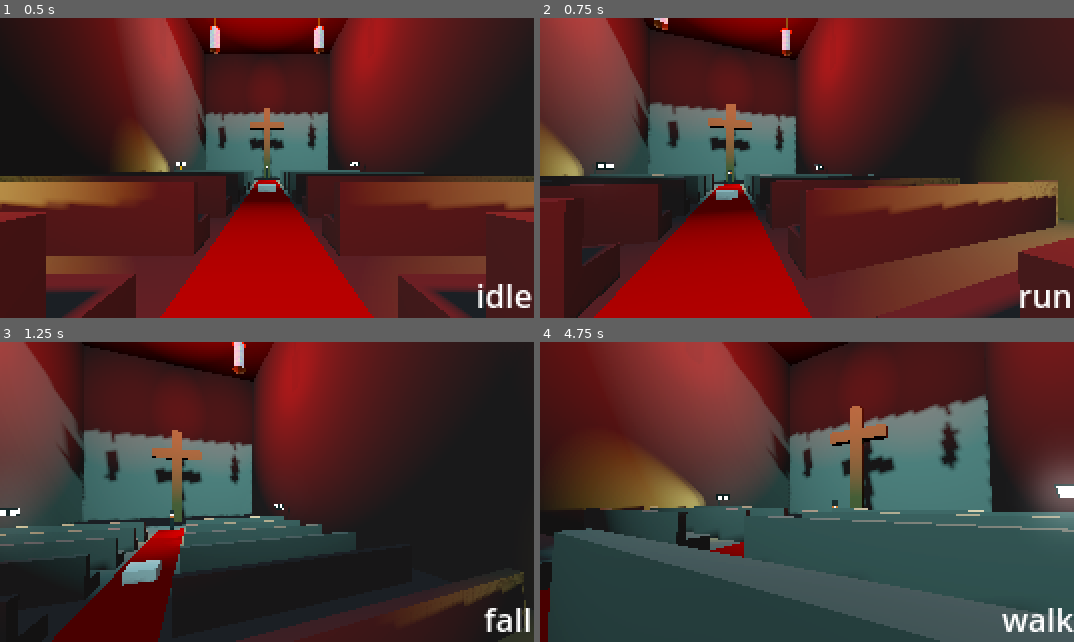
Above: before the commit, frames 1-4 (two rows, left to right).
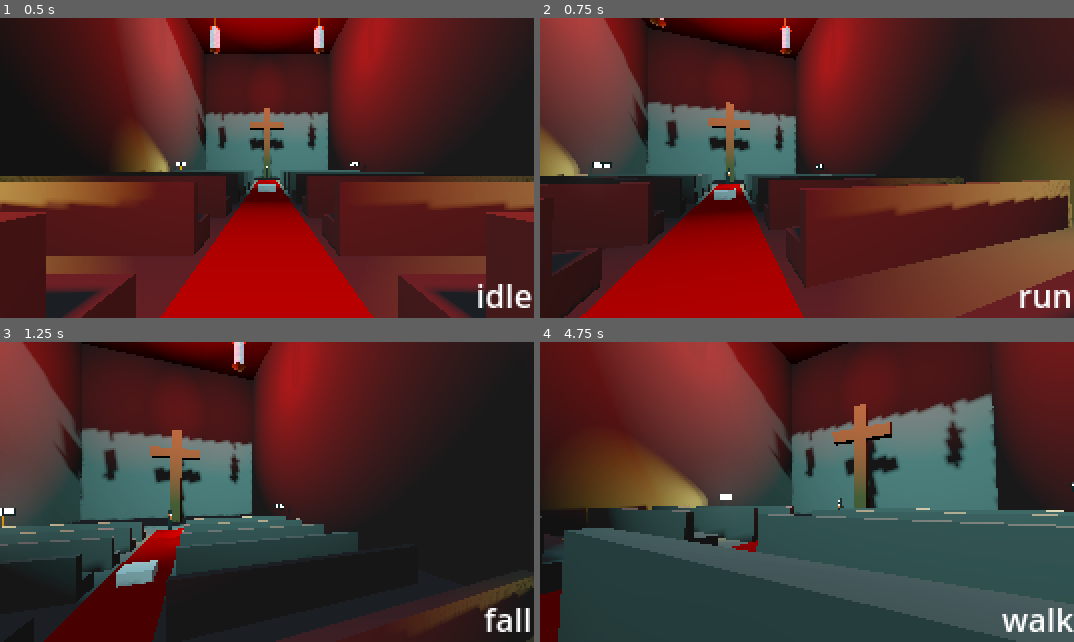
Above: after the commit, the same moments.

Repository: deinonymous/1st-3rd-Person-Base
Game: Godot game, scene res://scenes/world/world.tscn
Two runs of this game, one before a commit and one after it. Both use one fixed random seed, a clock stepped at 60 frames per second and the inputs below.
Inputs (mouse positions are in pixels of both pictures, inside the frame that each line leads up to):
- Up to frame 1 (0.5 s): no input
- Up to frame 2 (0.75 s): tap Enter at 0.5 s; move the mouse to (833, 168) at 0.52 s; hold W (mv_forward) from 0.53 s (still down); hold Shift (sprint) from 0.53 s (still down)
- Up to frame 3 (1.25 s): keep holding W (mv_forward); keep holding Shift (sprint); tap Space (jump) at 0.77 s
- Up to frame 4 (4.75 s): keep holding W (mv_forward); move the mouse to (780, 492) at 1.27 s; release Shift (sprint) at 1.28 s; tap Ctrl (crouch) at 1.35 s; tap Space (jump) at 1.52, 3.02, 3.77, 4.52 s; tap Shift (sprint) at 1.55, 2.85, 3.8, 4.35 s; move the mouse to (823, 486) at 2.02 s; hold Shift (sprint) 2.03-2.78 s; move the mouse to (801, 498) at 2.77 s; move the mouse to (844, 495) at 3.52 s; hold Ctrl (crouch) 3.53-4.28 s; move the mouse to (764, 489) at 4.27 s

Frame 1 is identical in both runs. In frame 2, 10% of the frame differs, in the area x 0-100%, y 0-100%; in frame 3, 5.2%; in frame 4, 12%.

Commit message:
view bob faster, better movement control while sprinting

Diff:
--- a/scenes/player.tscn
+++ b/scenes/player.tscn
@@ -89,7 +89,7 @@
 
 [sub_resource type="Animation" id="Animation_prwmk"]
 resource_name = "walk"
-length = 2.0
+length = 1.5
 loop_mode = 1
 tracks/0/type = "value"
 tracks/0/imported = false
@@ -98,7 +98,7 @@
 tracks/0/interp = 2
 tracks/0/loop_wrap = true
 tracks/0/keys = {
-"times": PackedFloat32Array(0, 0.5, 1, 1.5),
+"times": PackedFloat32Array(0, 0.4, 0.8, 1.2),
 "transitions": PackedFloat32Array(1, 1, 1, 1),
 "update": 0,
 "values": [Vector3(0, 0, 0), Vector3(0.523599, 0, 0), Vector3(0, 0, 0), Vector3(-0.523599, 0, 0)]
@@ -110,7 +110,7 @@
 tracks/1/interp = 2
 tracks/1/loop_wrap = true
 tracks/1/keys = {
-"times": PackedFloat32Array(0, 0.5, 1, 1.5),
+"times": PackedFloat32Array(0, 0.4, 0.8, 1.2),
 "transitions": PackedFloat32Array(1, 1, 1, 1),
 "update": 0,
 "values": [Vector3(0, 0, 0), Vector3(-0.523599, 0, 0), Vector3(0, 0, 0), Vector3(0.523599, 0, 0)]
@@ -122,7 +122,7 @@
 tracks/2/interp = 2
 tracks/2/loop_wrap = true
 tracks/2/keys = {
-"times": PackedFloat32Array(0, 0.5, 1, 1.5),
+"times": PackedFloat32Array(0, 0.4, 0.8, 1.2),
 "transitions": PackedFloat32Array(1, 1, 1, 1),
 "update": 0,
 "values": [Vector3(0, 0, 0), Vector3(0.523599, 0, 0), Vector3(0, 0, 0), Vector3(-0.523599, 0, 0)]
@@ -134,7 +134,7 @@
 tracks/3/interp = 2
 tracks/3/loop_wrap = true
 tracks/3/keys = {
-"times": PackedFloat32Array(0, 0.5, 1, 1.5),
+"times": PackedFloat32Array(0, 0.4, 0.8, 1.2),
 "transitions": PackedFloat32Array(1, 1, 1, 1),
 "update": 0,
 "values": [Vector3(0, 0, 0), Vector3(-0.523599, 0, 0), Vector3(0, 0, 0), Vector3(0.523599, 0, 0)]
@@ -186,7 +186,7 @@
 mesh = SubResource("CylinderMesh_rs64f")
 
 [node name="ShoulderJointR" type="Node3D" parent="BodyMeshes/TorsoMesh"]
-transform = Transform3D(1, 0, 0, 0, 0.87591, 0.482474, 0, -0.482474, 0.87591, 0.214, 0.183, 0.016)
+transform = Transform3D(1, 0, 0, 0, 0.88338, 0.468657, 0, -0.468657, 0.88338, 0.214, 0.183, 0.016)
 
 [node name="UpperArmR" type="MeshInstance3D" parent="BodyMeshes/TorsoMesh/ShoulderJointR"]
 transform = Transform3D(0.942859, -0.331869, 0.0296658, 0.320165, 0.927051, 0.195122, -0.0922566, -0.174475, 0.980331, -0.0180326, -0.160171, 0.0200235)
@@ -196,7 +196,7 @@
 transform = Transform3D(1, -5.58794e-09, 0, 3.72529e-09, 1, -1.49012e-08, 0, 0, 1, -0.00798053, -0.162114, -0.0085054)
 
 [node name="ShoulderJointL" type="Node3D" parent="BodyMeshes/TorsoMesh"]
-transform = Transform3D(1, 0, 0, 0, 0.87591, -0.482474, 0, 0.482474, 0.87591, -0.214, 0.183, 0.016)
+transform = Transform3D(1, 0, 0, 0, 0.88338, -0.468657, 0, 0.468657, 0.88338, -0.214, 0.183, 0.016)
 
 [node name="UpperArmL2" type="MeshInstance3D" parent="BodyMeshes/TorsoMesh/ShoulderJointL"]
 transform = Transform3D(0.942554, 0.332782, 0.0291147, -0.331869, 0.922874, 0.195369, 0.0381462, -0.193808, 0.980298, 0.018, -0.16, 0.02)
@@ -207,14 +207,14 @@
 transform = Transform3D(0.778924, -0.627118, 0.000602655, 0.627118, 0.778924, -5.07236e-05, -0.000437692, 0.000417262, 1, 0.008, -0.162, -0.009)
 
 [node name="HipJointL" type="Node3D" parent="BodyMeshes/TorsoMesh"]
-transform = Transform3D(1, 0, 0, 0, 0.87591, 0.482474, 0, -0.482474, 0.87591, -0.121, -0.208, 0.018)
+transform = Transform3D(1, 0, 0, 0, 0.88338, 0.468657, 0, -0.468657, 0.88338, -0.121, -0.208, 0.018)
 
 [node name="ThighL" type="MeshInstance3D" parent="BodyMeshes/TorsoMesh/HipJointL"]
 transform = Transform3D(0.995686, 0.0876278, 0.0305041, -0.0778839, 0.968007, -0.238534, -0.0504303, 0.235129, 0.970655, 0.01, -0.157, -0.014)
 mesh = SubResource("CapsuleMesh_mtugf")
 
 [node name="HipJointR" type="Node3D" parent="BodyMeshes/TorsoMesh"]
-transform = Transform3D(1, 0, 0, 0, 0.87591, -0.482474, 0, 0.482474, 0.87591, 0.120809, -0.207552, -0.0181584)
+transform = Transform3D(1, 0, 0, 0, 0.88338, -0.468657, 0, 0.468657, 0.88338, 0.120809, -0.207552, -0.0181584)
 
 [node name="ThighR" type="MeshInstance3D" parent="BodyMeshes/TorsoMesh/HipJointR"]
 transform = Transform3D(0.996887, -0.0730511, 0.0296658, 0.0780409, 0.96781, -0.239278, -0.0112314, 0.240848, 0.970498, -0.0100828, -0.157213, -0.0137544)
--- a/scripts/state/player-states/player_persistent_state.gd
+++ b/scripts/state/player-states/player_persistent_state.gd
@@ -104,7 +104,7 @@
 
 func view_bob(_delta):
   if velocity.length() and not velocity.y:
-    bob_time += _delta * 120 * velocity.length()
+    bob_time += _delta * 180 * velocity.length()
     camera.position.y = camera_current_height + sin(bob_time) / 25
 
 func transition_camera_height(_new_height):
--- a/scripts/state/player-states/run_state.gd
+++ b/scripts/state/player-states/run_state.gd
@@ -10,13 +10,13 @@
   var direction = Input.get_vector("mv_left", "mv_right", "mv_forward", "mv_backward").rotated(-persistent_state.camera.rotation.y)
   persistent_state.velocity.x = clampf(
     direction.x * persistent_state.run_speed,
-    persistent_state.velocity.x - abs(direction.x * persistent_state.run_speed / 10),
-    persistent_state.velocity.x + abs(direction.x * persistent_state.run_speed / 10)
+    persistent_state.velocity.x - abs(direction.x * persistent_state.run_speed / 5),
+    persistent_state.velocity.x + abs(direction.x * persistent_state.run_speed / 5)
   )
   persistent_state.velocity.z = clampf(
     direction.y * persistent_state.run_speed,
-    persistent_state.velocity.z - abs(direction.y * persistent_state.run_speed / 10),
-    persistent_state.velocity.z + abs(direction.y * persistent_state.run_speed / 10)
+    persistent_state.velocity.z - abs(direction.y * persistent_state.run_speed / 5),
+    persistent_state.velocity.z + abs(direction.y * persistent_state.run_speed / 5)
   )
 
 
Not shown: 1 places in scenes/world/world.tscn that only renumber resources
